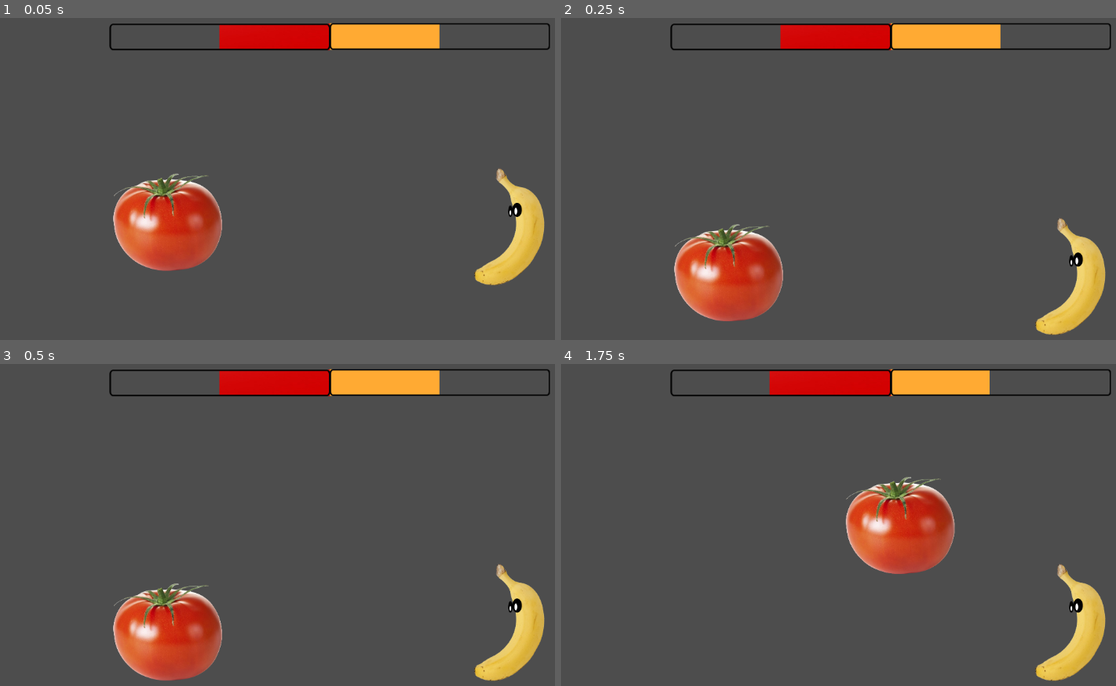
Above: before the commit, frames 1-4 (two rows, left to right).
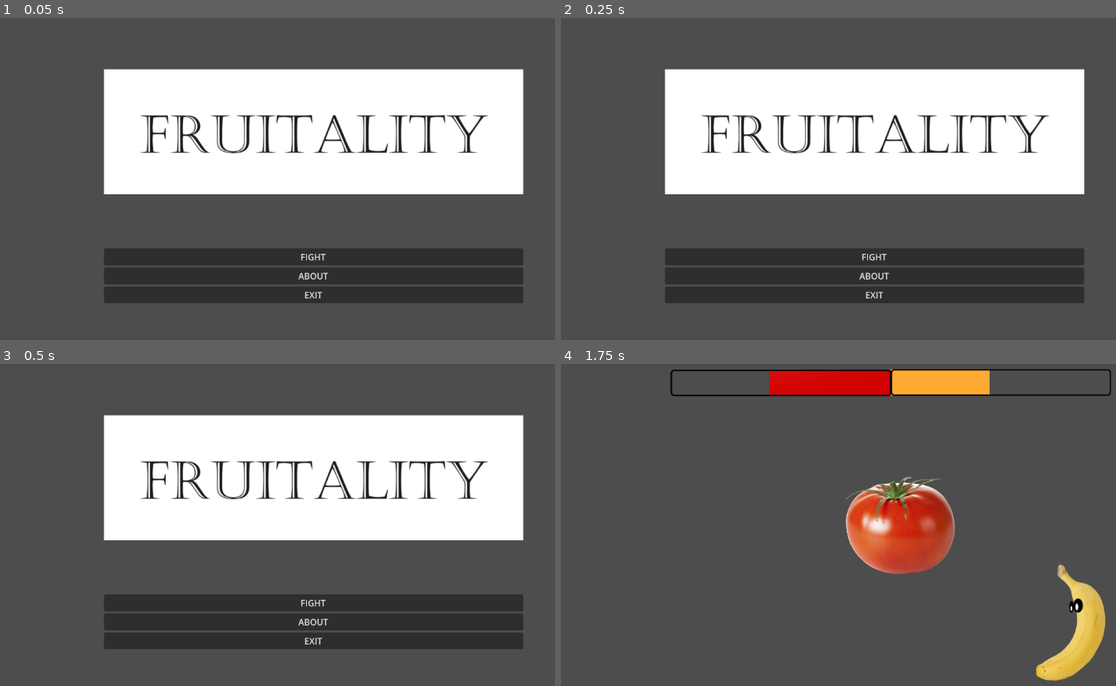
Above: after the commit, the same moments.

Repository: PZerua/ggj24_fruits
Game: Godot game, scene res://scenes/menu.tscn
Two runs of this game, one before a commit and one after it. Both use one fixed random seed, a clock stepped at 60 frames per second and the inputs below. Before the commit the project starts from res://scenes/combat.tscn.
Inputs (mouse positions are in pixels of both pictures, inside the frame that each line leads up to):
- Up to frame 1 (0.05 s): no input
- Up to frame 2 (0.25 s): no input
- Up to frame 3 (0.5 s): no input
- Up to frame 4 (1.75 s): click (877, 602) at 0.5 s, where only the run after the commit has a clickable "FIGHT"; tap Enter at 1.25 s; hold D (MOVE_RIGHT_1) from 1.28 s (still down); tap S (BLOCK_1) at 1.35 s; tap W (JUMP_1) at 1.52 s

The runs differ from the first frame. In frame 1, 49% of the frame differs, in the area x 18-100%, y 1-89%; in frame 2, 48%; in frame 3, 48%; in frame 4, nothing differs.

Commit message:
menu logic init

Diff:
--- a/project.godot
+++ b/project.godot
@@ -11,7 +11,7 @@
 [application]
 
 config/name="ggj24_fruits"
-run/main_scene="res://scenes/combat.tscn"
+run/main_scene="res://scenes/menu.tscn"
 config/features=PackedStringArray("4.2", "Forward Plus")
 config/icon="res://icon.svg"
 
--- /dev/null
+++ b/scenes/combat.gd
@@ -0,0 +1,11 @@
+extends Node2D
+
+
+# Called when the node enters the scene tree for the first time.
+func _ready():
+	pass # Replace with function body.
+
+
+# Called every frame. 'delta' is the elapsed time since the previous frame.
+func _process(delta):
+	pass
--- a/scenes/combat.tscn
+++ b/scenes/combat.tscn
@@ -1,11 +1,12 @@
-[gd_scene load_steps=10 format=3 uid="uid://by7e8og87xis2"]
+[gd_scene load_steps=11 format=3 uid="uid://by7e8og87xis2"]
 
 [ext_resource type="PackedScene" uid="uid://dt4g2ewu42uek" path="res://assets/fruits/tomato/tomato.tscn" id="1_h62js"]
+[ext_resource type="Script" path="res://scenes/combat.gd" id="1_sshmf"]
 [ext_resource type="Texture2D" uid="uid://b0k1h3yv0rjhw" path="res://assets/bars/bar-over.png" id="2_g5582"]
-[ext_resource type="PackedScene" uid="uid://bg5fug08dimbt" path="res://assets/fruits/banana/banana.tscn" id="2_nrd0u"]
+[ext_resource type="PackedScene" uid="uid://qir670b60hs5" path="res://assets/fruits/banana/banana.tscn" id="2_nrd0u"]
 [ext_resource type="Script" path="res://assets/fruits/banana/banana.gd" id="3_0iy8d"]
-[ext_resource type="Script" path="res://scenes/BarTomato.gd" id="3_tiox5"]
-[ext_resource type="Script" path="res://scenes/BarBanana.gd" id="5_34f5s"]
+[ext_resource type="Script" path="res://assets/bars/BarTomato.gd" id="3_tiox5"]
+[ext_resource type="Script" path="res://assets/bars/BarBanana.gd" id="5_34f5s"]
 [ext_resource type="Texture2D" uid="uid://cpuc5b3bdc2jc" path="res://assets/bars/yellow-orange.png" id="5_ut5nq"]
 [ext_resource type="Texture2D" uid="uid://dlam4itbryoui" path="res://assets/bars/red-bar.jpg" id="7_ukvkr"]
 
@@ -13,6 +14,7 @@
 size = Vector2(1147, 49)
 
 [node name="combat_scene" type="Node2D"]
+script = ExtResource("1_sshmf")
 
 [node name="Tomato" parent="." instance=ExtResource("1_h62js")]
 unique_name_in_owner = true
--- /dev/null
+++ b/scenes/menu.gd
@@ -0,0 +1,30 @@
+extends Control
+
+var started := false
+var target_bck_volume := -18
+
+# Called when the node enters the scene tree for the first time.
+func _ready():
+	started = false
+
+# Called every frame. 'delta' is the elapsed time since the previous frame.
+func _process(_delta):
+	pass
+	#if started and $MusicStream.volume_db != target_bck_volume:
+		 #$MusicStream.volume_db = move_toward($MusicStream.volume_db, target_bck_volume, delta * 5.0)
+
+	#if Input.is_action_pressed("Interact"):
+		#World.global_player.character_enabled = true
+		#$MenuAnimation.play("fade_out")
+		#started = true
+
+#func _on_menu_animation_animation_finished(_anim_name):
+	#$Panel.visible = false
+
+func _on_play_pressed():
+	print("Combat Started. Fight!")
+	get_tree().change_scene_to_file("res://scenes/combat.tscn")
+	started = true
+
+func _on_exit_pressed():
+	get_tree().quit()
--- /dev/null
+++ b/scenes/menu.tscn
@@ -0,0 +1,55 @@
+[gd_scene load_steps=3 format=3 uid="uid://kic4ssacatkq"]
+
+[ext_resource type="Script" path="res://scenes/menu.gd" id="1_4sci4"]
+[ext_resource type="Texture2D" path="res://assets/title.png" id="2_ocunj"]
+
+[node name="menu" type="Control"]
+layout_mode = 3
+anchors_preset = 15
+anchor_right = 1.0
+anchor_bottom = 1.0
+grow_horizontal = 2
+grow_vertical = 2
+script = ExtResource("1_4sci4")
+
+[node name="v_box_menu" type="VBoxContainer" parent="."]
+layout_mode = 1
+anchors_preset = 8
+anchor_left = 0.5
+anchor_top = 0.5
+anchor_right = 0.5
+anchor_bottom = 0.5
+offset_left = -385.0
+offset_top = -167.5
+offset_right = 385.0
+offset_bottom = 167.5
+grow_horizontal = 2
+grow_vertical = 2
+theme_override_constants/separation = 100
+
+[node name="title" type="TextureRect" parent="v_box_menu"]
+layout_mode = 2
+size_flags_vertical = 4
+texture = ExtResource("2_ocunj")
+
+[node name="v_box_buttons" type="VBoxContainer" parent="v_box_menu"]
+layout_mode = 2
+
+[node name="play" type="Button" parent="v_box_menu/v_box_buttons"]
+layout_mode = 2
+mouse_default_cursor_shape = 2
+text = "FIGHT"
+
+[node name="about" type="Button" parent="v_box_menu/v_box_buttons"]
+layout_mode = 2
+mouse_default_cursor_shape = 2
+text = "ABOUT
+"
+
+[node name="exit" type="Button" parent="v_box_menu/v_box_buttons"]
+layout_mode = 2
+mouse_default_cursor_shape = 2
+text = "EXIT"
+
+[connection signal="pressed" from="v_box_menu/v_box_buttons/play" to="." method="_on_play_pressed"]
+[connection signal="pressed" from="v_box_menu/v_box_buttons/exit" to="." method="_on_exit_pressed"]
Renamed: scenes/BarBanana.gd -> assets/bars/BarBanana.gd
Renamed: scenes/BarTomato.gd -> assets/bars/BarTomato.gd
Binary file added: assets/title.png
Not shown, added: assets/title.png.import
